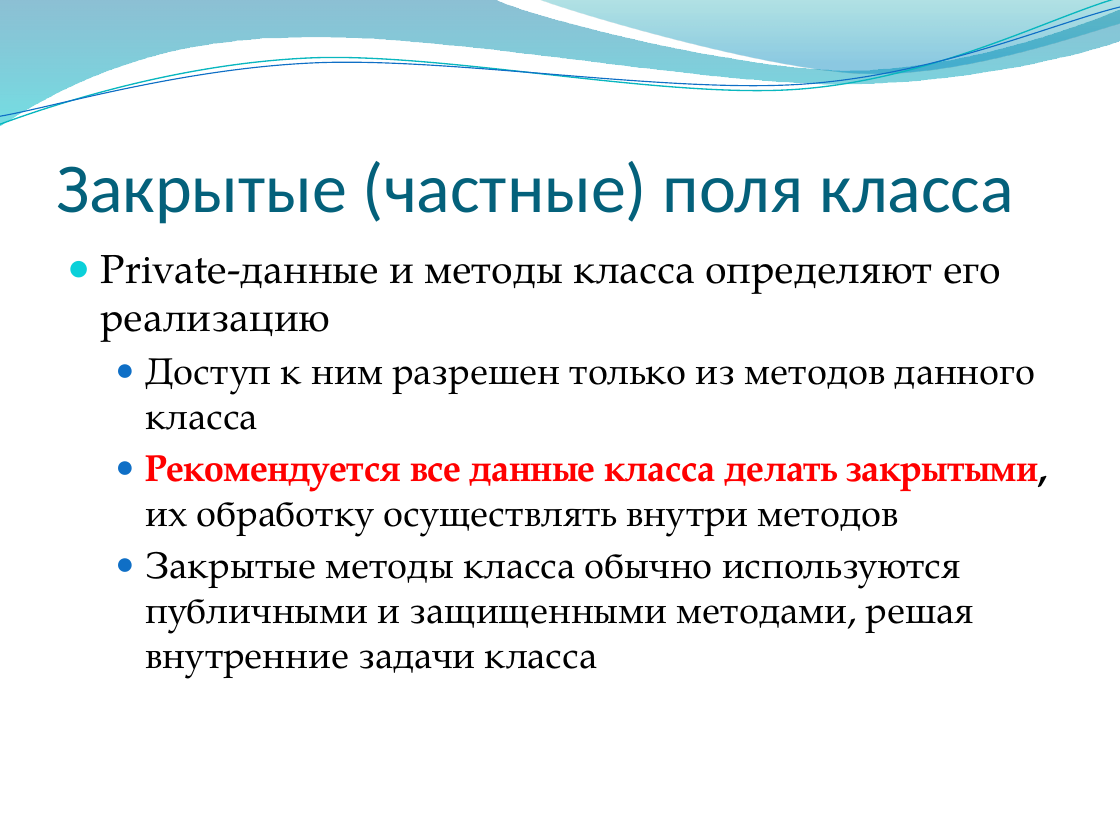
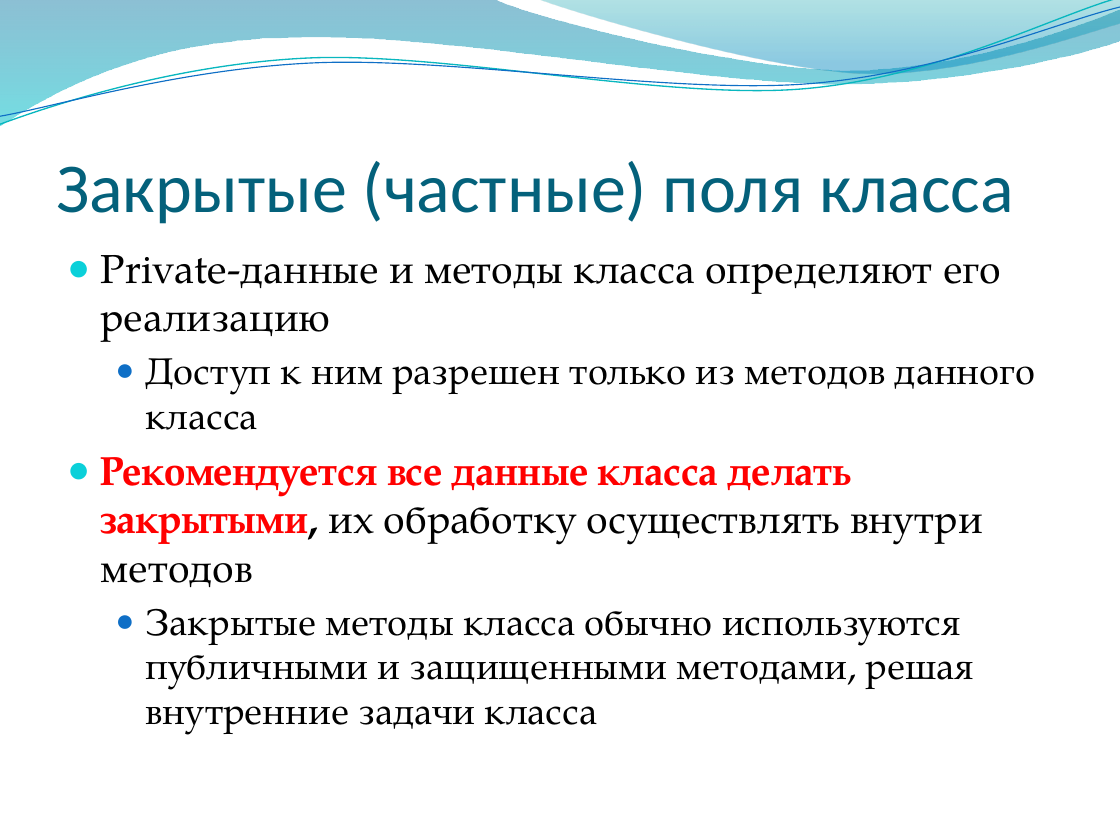
Before and after one commit to alexey-malov/oop, a slide deck: slide 26 of lectures/02/Основы ООП.pptx (slide 27 before the commit). Drawn at 1120x840 pixels with LibreOffice and Linux fonts; fonts in the diff are those of the drawing; background and template pictures are left out. Boxes give left, top, right and bottom in pixels: in the first picture for what was removed or moved away, otherwise in the second. Text is boxed around its words. In the diff, an @@ line names an element or a change of style, - is before the commit and + after.

```diff
--- a/lectures/02/Основы ООП.pptx
+++ b/lectures/02/Основы ООП.pptx
@@ text at [101, 457, 983, 587]: size 24 to 26 pt in "Рекомендуется все данные класса делать закрытыми, их ..."; list level 2 to 1 in "Рекомендуется все данные класса делать ..."; bullet colour #0F6FC6 to #0BD0D9 @@
```
Also in this commit, not shown: 4 other slides changed, 1 slide removed.
